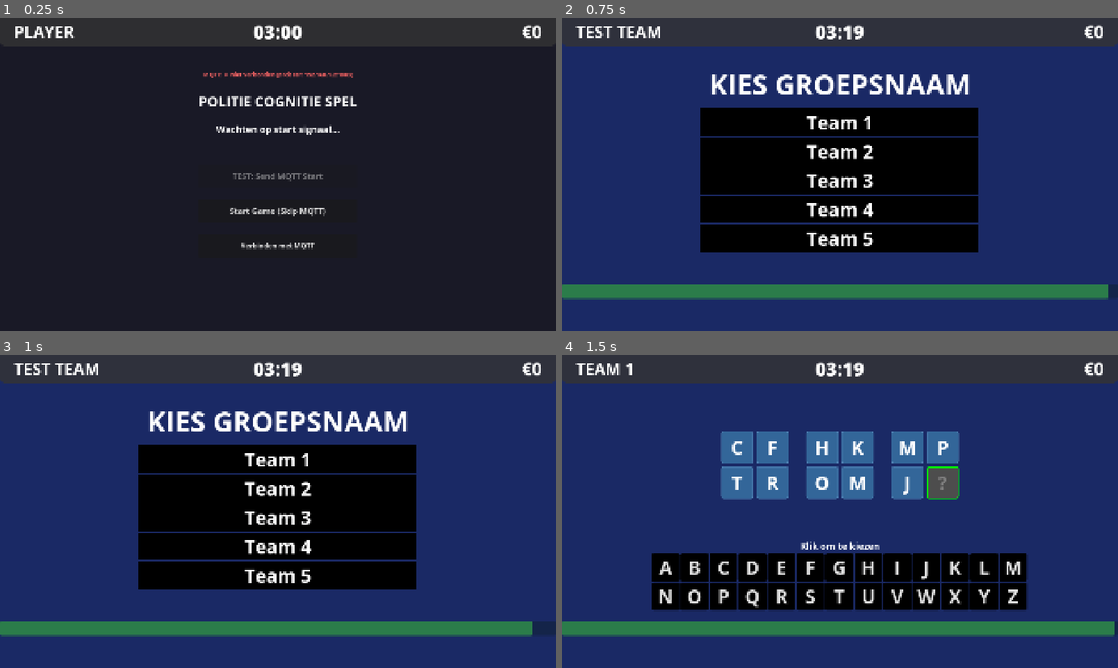
Above: before the commit, frames 1-4 (two rows, left to right).
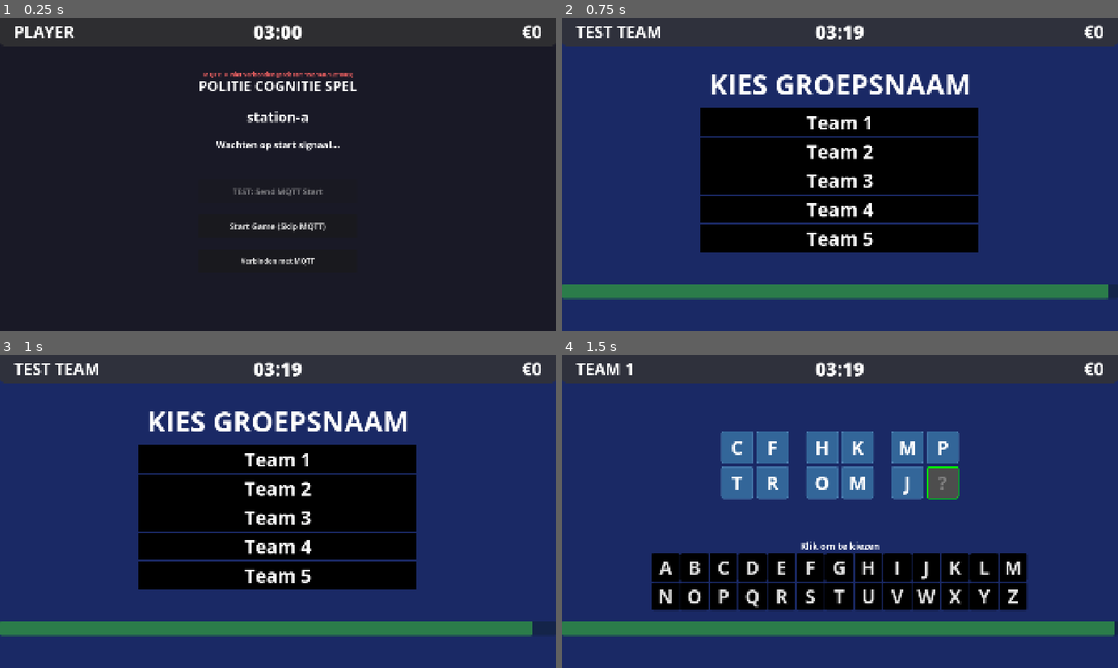
Above: after the commit, the same moments.

Repository: EscaperoomDesigner/erd-politie-station-a
Game: Godot game, scene res://main.tscn
Two runs of this game, one before a commit and one after it. Both use one fixed random seed, a clock stepped at 60 frames per second and the inputs below.
Inputs:
- Up to frame 1 (0.25 s): no input
- Up to frame 2 (0.75 s): click "Start Game (Skip MQTT)" at 0.5 s
- Up to frame 3 (1 s): no input
- Up to frame 4 (1.5 s): click "Team 1" at 1.25 s

The runs differ from the first frame. In frame 1, 3.1% of the frame differs, in the area x 35-65%, y 20-80%; in frame 2, nothing differs; in frame 3, nothing differs; in frame 4, nothing differs.

Commit message:
fixed mqtt auto start bug

Diff:
--- a/scenes/go_screen.gd
+++ b/scenes/go_screen.gd
@@ -67,11 +67,10 @@
 	if MQTTManager and MQTTManager.game_start_received.is_connected(_on_mqtt_start_received):
 		MQTTManager.game_start_received.disconnect(_on_mqtt_start_received)
 
-	# Reset game manager
-	GameManager.reset_game()
-
 	# Reset questions so they can be used again and randomized
 	QuestionManager.reset()
 
-	# Change to game scene immediately
+	# Note: Don't reset GameManager here - MQTT manager already configured it with the start data!
+	# The MQTT handler already called start_game(), set_player_name(), set_score(), and start_timer()
+	# Change to game scene immediately with the data already configured
 	get_tree().change_scene_to_file("uid://bo3qkm2gv7u7v")
--- a/scenes/setup_screen.tscn
+++ b/scenes/setup_screen.tscn
@@ -39,6 +39,13 @@
 layout_mode = 2
 theme_override_font_sizes/font_size = 48
 text = "POLITIE COGNITIE SPEL"
+horizontal_alignment = 1
+
+[node name="StationLabel" type="Label" parent="CenterContainer/VBoxContainer"]
+unique_name_in_owner = true
+layout_mode = 2
+theme_override_font_sizes/font_size = 48
+text = "station-a"
 horizontal_alignment = 1
 
 [node name="WaitingLabel" type="Label" parent="CenterContainer/VBoxContainer"]
